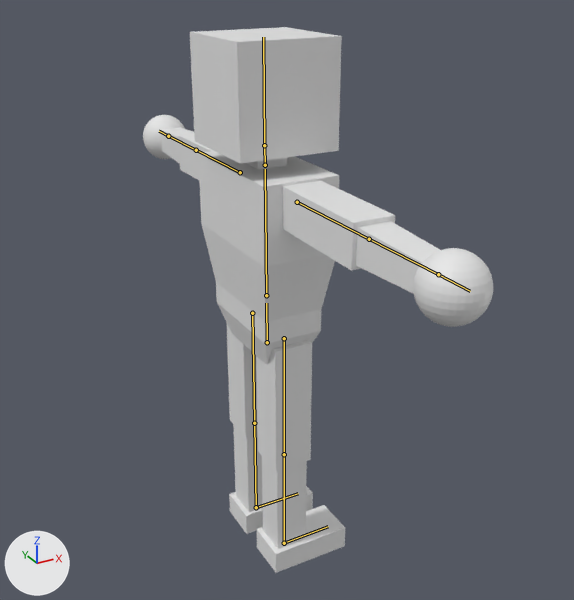
One commit to the FBX model UntitledSkiGame/Assets/ProjectAssets/Art/Models/playermodel.fbx: the scene before it, then after it.
Rendered twice from a 50 mm camera at (-0.68, -1.321, 1.221) aimed at (0.029, -0.033, 0.576). Lighting does not change. The marker at lower left points along +X, +Y and +Z. The picture after the commit comes second. The bones that change, and the others that lie on the model, are drawn over the model as lines.
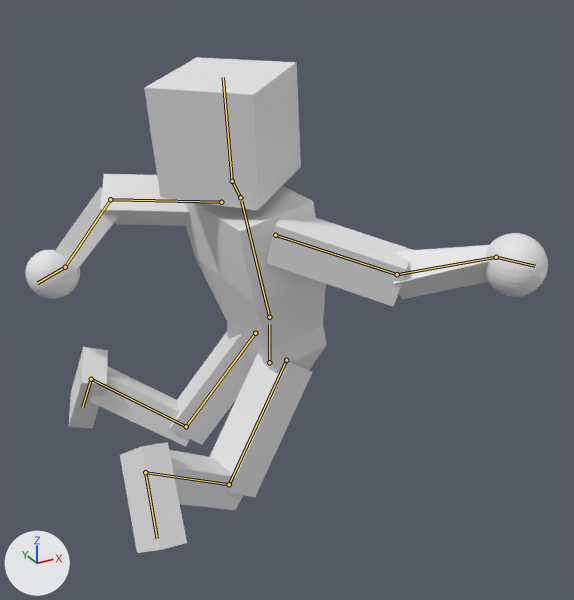
The newer file adds an action. The first version stands in its rest pose; the second is drawn at frame 10 of the action 'Armature|Grab'.

Location of each change, (x1, y1, x2, y2) in pixels of the pictures (574 x 600 px):
'Cube', posed (49% wider, 9% shorter)
    before: (143, 27, 493, 573)
    after: (25, 57, 548, 553)
bone 'pelvis', root to tip
    before: (267, 342) to (266, 303)
    after: (269, 362) to (269, 324)
bone 'torso', root to tip
    before: (266, 295) to (265, 169)
    after: (269, 317) to (241, 201)
bone 'neck', root to tip
    before: (265, 165) to (264, 145)
    after: (240, 197) to (232, 181)
bone 'head', root to tip
    before: (264, 145) to (263, 37)
    after: (232, 181) to (223, 77)
bone 'LArm', root to tip
    before: (240, 172) to (196, 150)
    after: (221, 202) to (110, 199)
bone 'LForearm', root to tip
    before: (196, 150) to (168, 136)
    after: (110, 199) to (65, 267)
bone 'LHannd', root to tip
    before: (168, 136) to (159, 131)
    after: (65, 267) to (37, 283)
bone 'RArm', root to tip
    before: (297, 202) to (369, 239)
    after: (275, 235) to (397, 274)
bone 'RForearm', root to tip
    before: (369, 239) to (438, 274)
    after: (397, 274) to (496, 257)
bone 'RHand', root to tip
    before: (438, 274) to (470, 291)
    after: (496, 257) to (535, 266)
bone 'RLeg', root to tip
    before: (284, 338) to (284, 454)
    after: (286, 360) to (229, 484)
bone 'LLowerLeg', root to tip
    before: (284, 454) to (284, 543)
    after: (229, 484) to (145, 472)
bone 'RFoot', root to tip
    before: (284, 543) to (328, 526)
    after: (145, 472) to (157, 538)
bone 'LLeg', root to tip
    before: (252, 313) to (254, 423)
    after: (255, 333) to (186, 426)
bone 'LLowerLeg.002', root to tip
    before: (254, 423) to (256, 507)
    after: (186, 426) to (91, 379)
bone 'LFoot', root to tip
    before: (256, 507) to (298, 493)
    after: (91, 379) to (82, 407)

The edits, one by one:
Bone 'pelvis' (bone_pelvis) moves from (0.0, 0.0, 0.0) to (0.07, -0.5, -0.01).
Bone 'torso' (bone_torso) turns from (0, 0, 0) to (0, 0, 13) degrees about its own x, y and z.
Bone 'neck' (bone_neck) turns from (0, 0, 0) to (0, 0, 14) degrees about its own x, y and z.
Bone 'head' (bone_head) turns from (0, 0, 0) to (7, 40, -16) degrees about its own x, y and z.
Bone 'LArm' (bone_larm) turns from (0, 0, 0) to (-15, 137, 47) degrees about its own x, y and z.
Bone 'LForearm' (bone_lforearm) turns from (0, 0, 0) to (22, -25, -63) degrees about its own x, y and z.
Bone 'LHannd' (bone_lhannd) turns from (0, 0, 0) to (-4, 35, 22) degrees about its own x, y and z.
Bone 'RArm' (bone_rarm) turns from (0, 0, 0) to (-22, -3, 44) degrees about its own x, y and z.
Bone 'RForearm' (bone_rforearm) turns from (0, 0, 0) to (34, 29, 24) degrees about its own x, y and z.
Bone 'RHand' (bone_rhand) turns from (0, 0, 0) to (-1, -34, -25) degrees about its own x, y and z.
Bone 'RLeg' (bone_rleg) turns from (0, 0, 0) to (36, -15, 0) degrees about its own x, y and z.
Bone 'LLowerLeg' (bone_llowerleg) turns from (0, 0, 0) to (89, -3, -7) degrees about its own x, y and z.
Bone 'RFoot' (bone_rfoot) turns from (0, 0, 0) to (-12, 20, 39) degrees about its own x, y and z.
Bone 'LLeg' (bone_lleg) turns from (0, 0, 0) to (36, 21, 0) degrees about its own x, y and z.
Bone 'LLowerLeg.002' (bone_llowerleg_002) turns from (0, 0, 0) to (88, 4, 10) degrees about its own x, y and z.
Bone 'LFoot' (bone_lfoot) turns from (0, 0, 0) to (-12, -18, -33) degrees about its own x, y and z.
